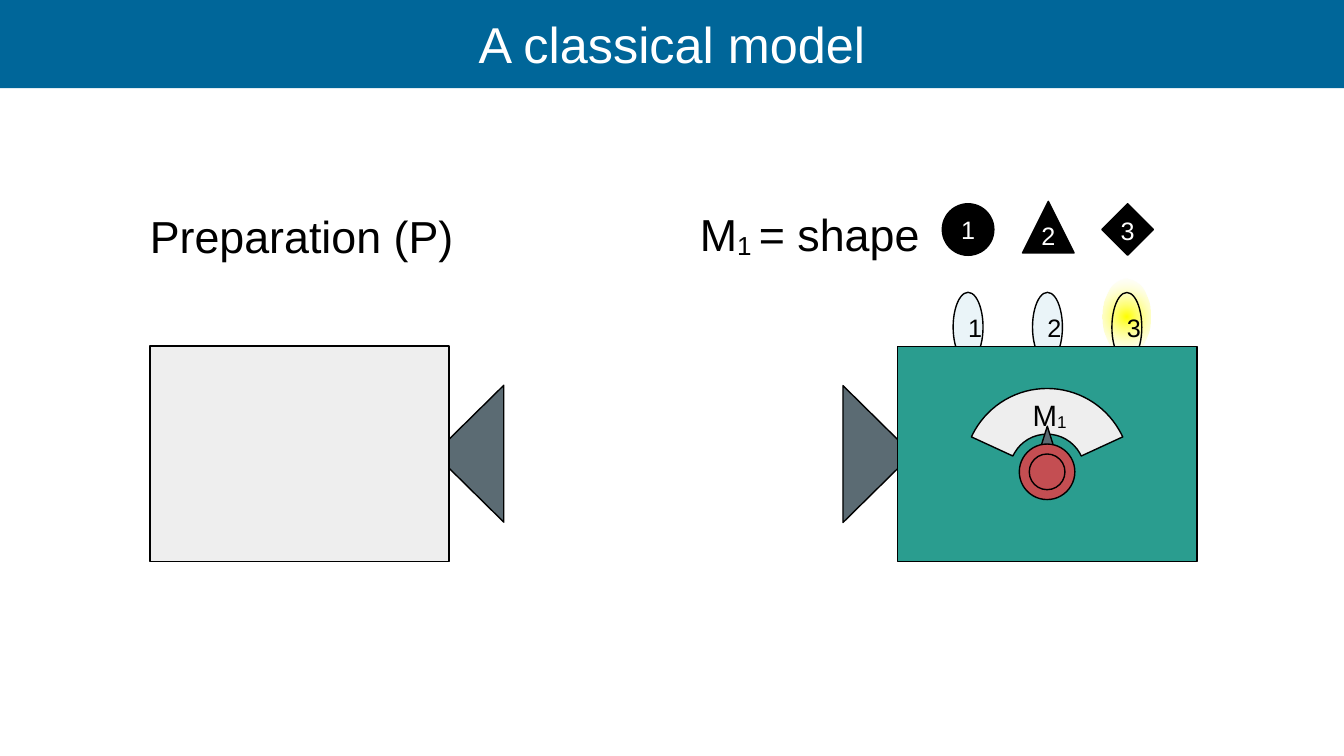
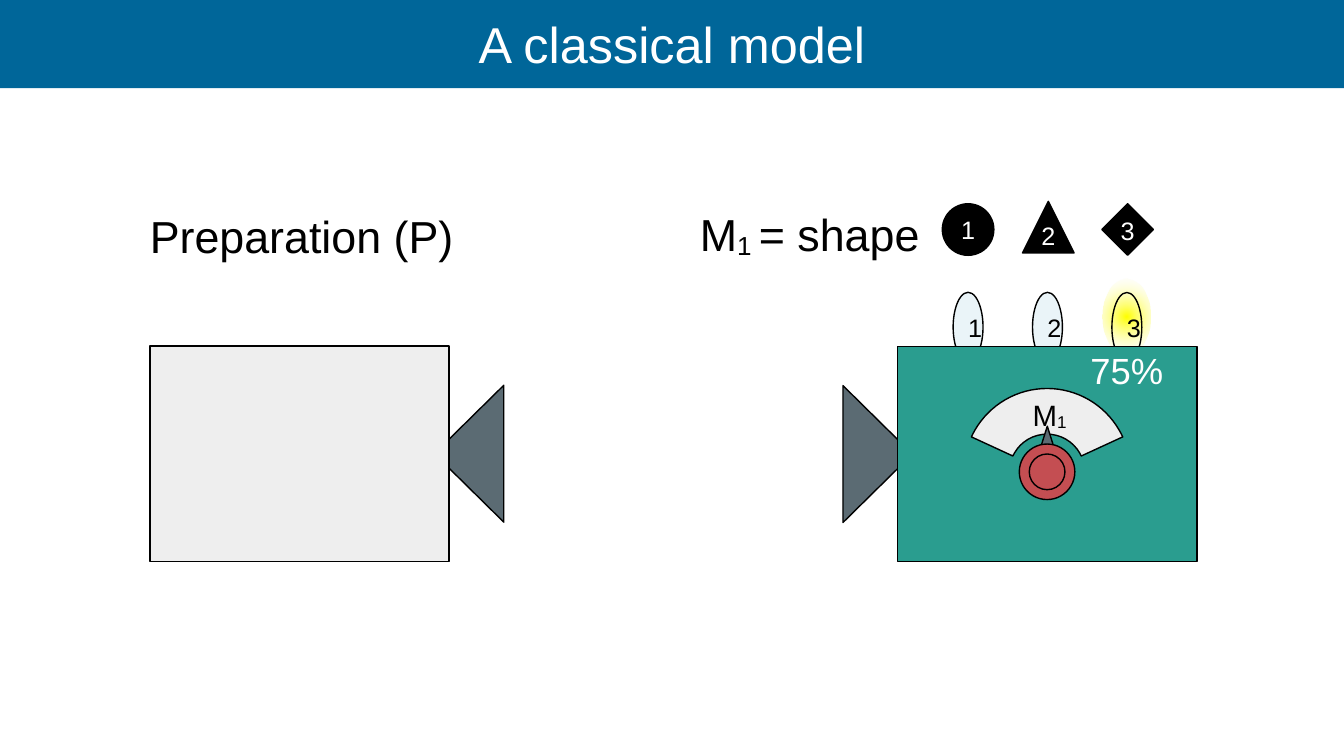
Before and after one commit to Ismaele-vincent/PhD, a slide deck: slide 41 of 2026/Talks/ILL Seminar/ILL seminar 2026.odp (slide 23 before the commit). Drawn at 1344x756 pixels with LibreOffice and Linux fonts; fonts in the diff are those of the drawing; background and template pictures are left out. Boxes give left, top, right and bottom in pixels: in the first picture for what was removed or moved away, otherwise in the second. Text is boxed around its words. In the diff, an @@ line names an element or a change of style, - is before the commit and + after.

```diff
--- a/2026/Talks/ILL Seminar/ILL seminar 2026.odp
+++ b/2026/Talks/ILL Seminar/ILL seminar 2026.odp
@@ text added at bbox=[1090, 358, 1163, 385], 26 pt, text #FFFFFF @@
+75%
```
Also in this commit, not shown: 9 other slides changed, 29 slides added, 15 other files.
